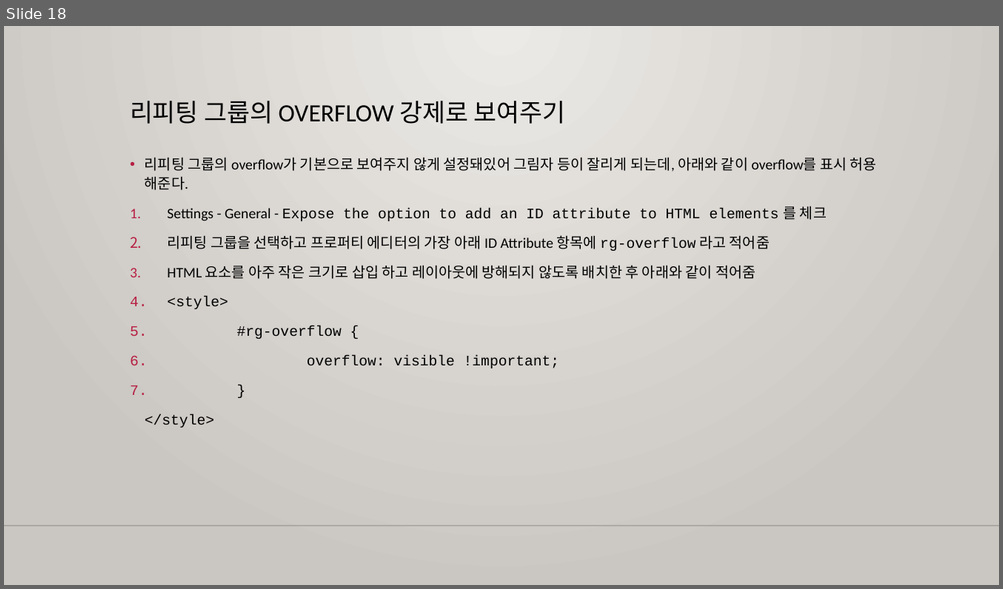
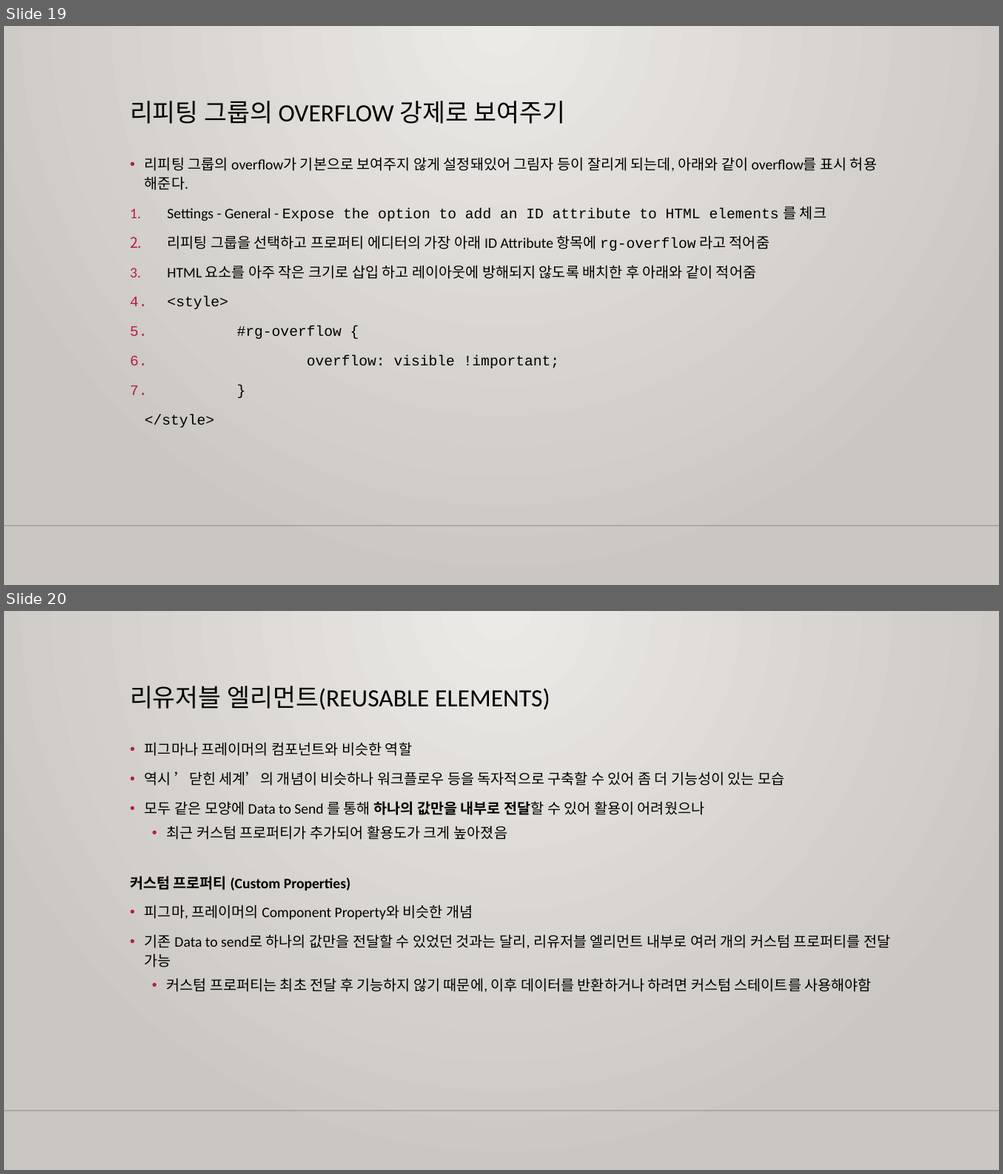
Before and after one commit to m00nlygreat/obsidian-vault, a slide deck: 노코드 엔지니어링/노코드 최강자 버블.pptx. Shown one above the other, each under a label of ours: slide 18 before the commit, slides 19 and 20 after it. The pictures are 1003x589 and 1003x1174 pixels, drawn with LibreOffice and Linux fonts; fonts in the diff are those of the drawing; background and template pictures are left out. Boxes give left, top, right and bottom in pixels: in the first picture for what was removed or moved away, otherwise in the second. Text is boxed around its words. In the diff, an @@ line names an element or a change of style, - is before the commit and + after.

```diff
--- a/노코드 엔지니어링/노코드 최강자 버블.pptx
+++ b/노코드 엔지니어링/노코드 최강자 버블.pptx
@@ slide 20 added at [4,611,999,1170], background gradient #ECEAE7 to #CAC7C1; not listed: 1 template element that a slide beside it also shows @@
@@ title added at [130,686,550,710], 24 pt, text #000000 @@
+리유저블 엘리먼트(REUSABLE ELEMENTS)
@@ text added at [130,742,891,992], 14 pt, text #000000 @@
+• 피그마나 프레이머의 컴포넌트와 비슷한 역할
+• 역시 ’닫힌 세계’의 개념이 비슷하나 워크플로우 등을 독자적으로 구축할 수 있어 좀 더 기능성이 있는 모습
+• 모두 같은 모양에 Data to Send 를 통해 하나의 값만을 내부로 전달할 수 있어 활용이 어려웠으나
+  • 최근 커스텀 프로퍼티가 추가되어 활용도가 크게 높아졌음
+커스텀 프로퍼티 (Custom Properties)
+• 피그마, 프레이머의 Component Property와 비슷한 개념
+• 기존 Data to send로 하나의 값만을 전달할 수 있었던 것과는 달리, 리유저블 엘리먼트 내부로 여러 개의 커스텀 프로퍼티를 전달 가능
+  • 커스텀 프로퍼티는 최초 전달 후 기능하지 않기 때문에, 이후 데이터를 반환하거나 하려면 커스텀 스테이트를 사용해야함
@@ what was slide 18 is now slide 19 @@
```
Also in this commit, not shown: 1 slide changed, 1 other slide added, 1 other file.
